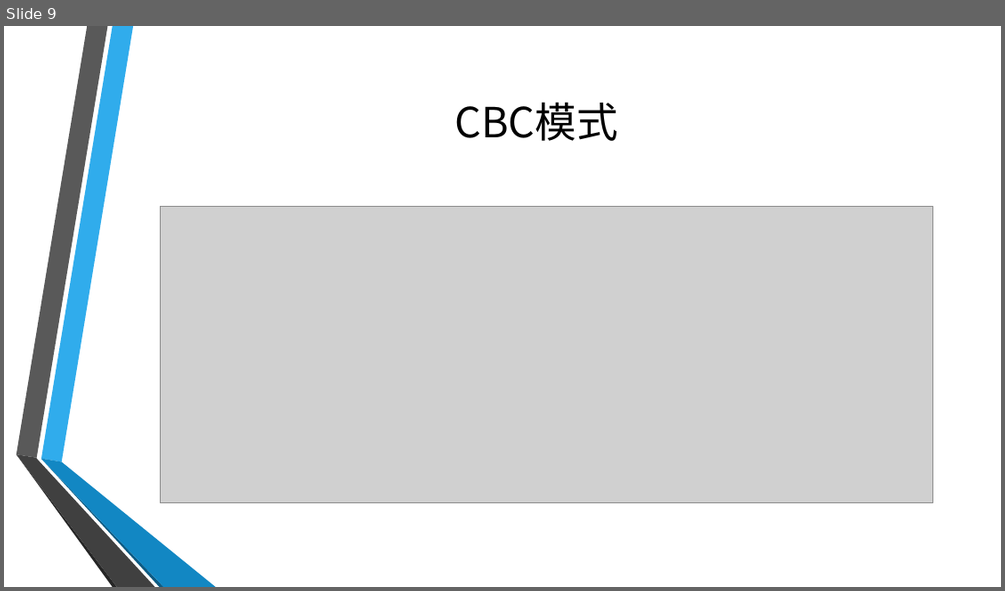
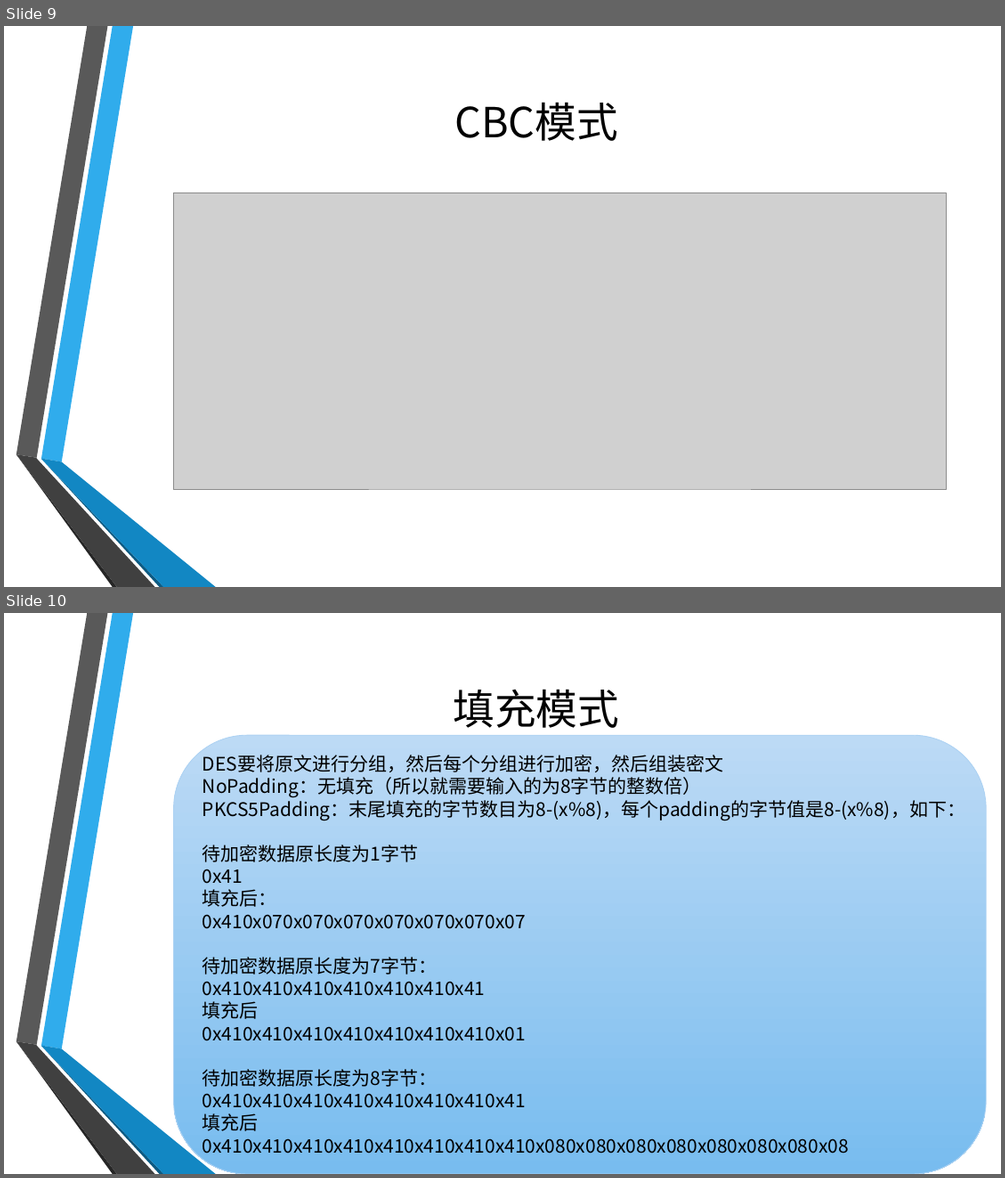
Before and after one commit to GloryXu/test-project, a slide deck: doc/安全.pptx. Shown one above the other, each under a label of ours: slide 9 before the commit, slides 9 and 10 after it. The pictures are 1005x591 and 1005x1178 pixels, drawn with LibreOffice and Linux fonts; fonts in the diff are those of the drawing; grey boxes stand for pictures; background and template pictures are left out. Boxes give left, top, right and bottom in pixels: in the first picture for what was removed or moved away, otherwise in the second. Text is boxed around its words. In the diff, an @@ line names an element or a change of style, - is before the commit and + after.

```diff
--- a/doc/安全.pptx
+++ b/doc/安全.pptx
@@ slide 10 added at (x1=4, y1=613, x2=1001, y2=1174), background picture (left out); not listed: 6 template elements that a slide beside it also shows @@
@@ title added at (x1=453, y1=689, x2=620, y2=728), 40 pt, text #000000 @@
+填充模式
@@ rounded rectangle added at (x1=174, y1=735, x2=986, y2=1174), fill gradient #BCDAF6 to #78BDEF, outline #AED2F4 0.75 pt, 18 pt, text #000000 @@
+DES要将原文进行分组，然后每个分组进行加密，然后组装密文
+NoPadding：无填充（所以就需要输入的为8字节的整数倍）
+PKCS5Padding：末尾填充的字节数目为8-(x%8)，每个padding的字节值是8-(x%8)，如下：
+待加密数据原长度为1字节
+0x41
+填充后：
+0x410x070x070x070x070x070x070x07
+待加密数据原长度为7字节：
+0x410x410x410x410x410x410x41
+填充后
+0x410x410x410x410x410x410x410x01
+待加密数据原长度为8字节：
+0x410x410x410x410x410x410x410x41
+填充后
+0x410x410x410x410x410x410x410x410x080x080x080x080x080x080x080x08
@@ slide 9 changed as well @@
@@ picture moved from (x1=161, y1=206, x2=933, y2=503) to (x1=174, y1=192, x2=947, y2=490) @@
```
Also in this commit, not shown: 3 other slides changed, 3 other slides added, 1 other file.
